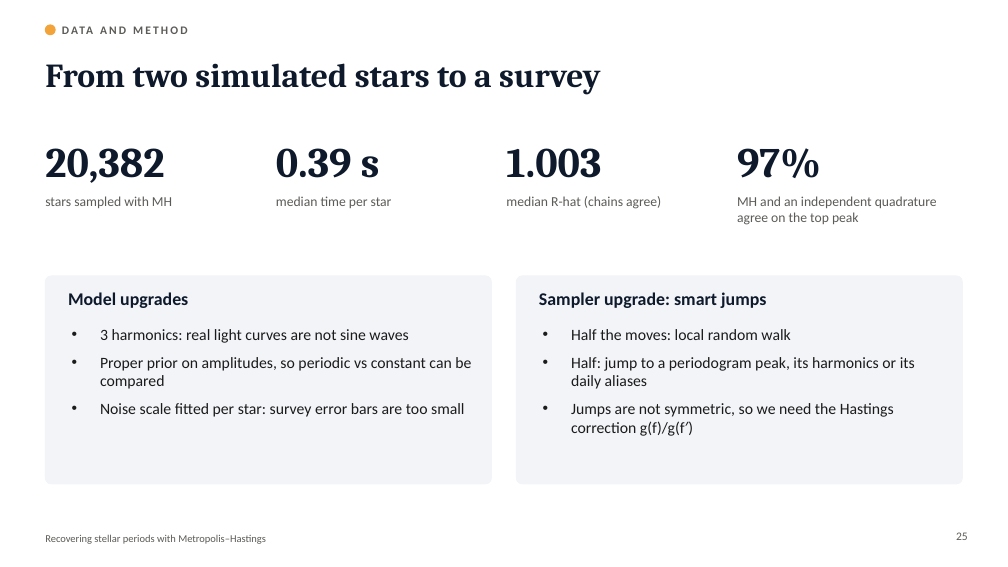
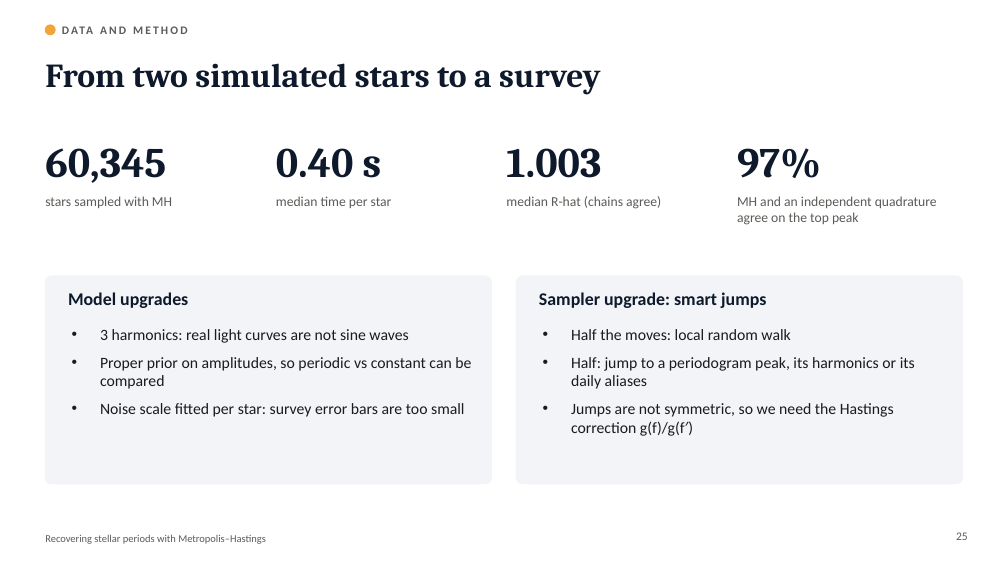
Before and after one commit to cognitogramma/StarSearch-, a slide deck: slide 25 of slides/Stellar_Periods_MH.pptx. Drawn at 1008x567 pixels with LibreOffice and Linux fonts; fonts in the diff are those of the drawing. Boxes give left, top, right and bottom in pixels: in the first picture for what was removed or moved away, otherwise in the second. Text is boxed around its words. In the diff, an @@ line names an element or a change of style, - is before the commit and + after.

```diff
--- a/slides/Stellar_Periods_MH.pptx
+++ b/slides/Stellar_Periods_MH.pptx
@@ text at [45,148,166,183]: text changed @@
-20,382
+60,345
@@ text at [276,148,382,178]: text changed @@
-0.39 s
+0.40 s
```
Also in this commit, not shown: 6 other slides changed, 3 slides added, 40 other files.
